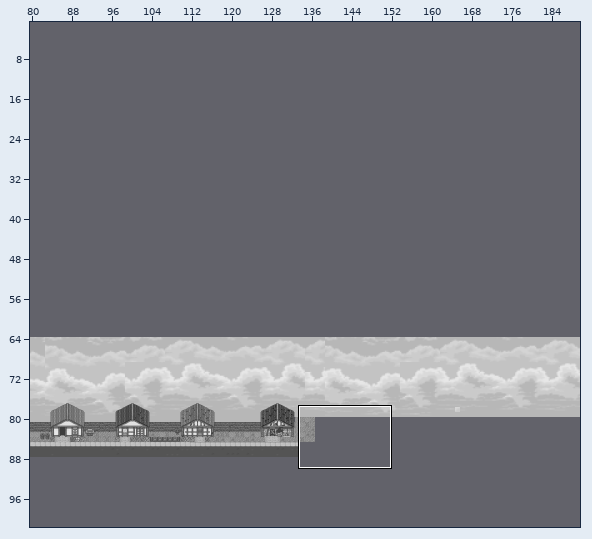
Tiled map, stored at src/assets/map/game_map.tmx. Above, an overview of the earlier version with the close-up marked.
Close-up. As it was:
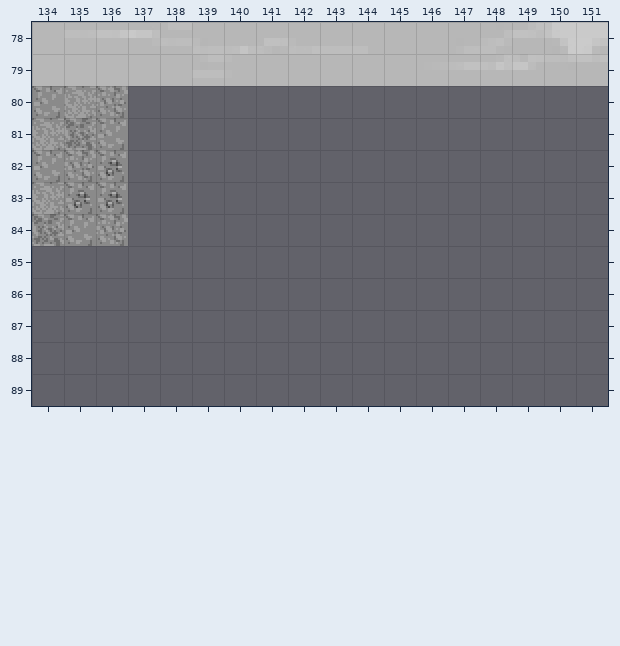
Cells are 16x16 px. Shown: x 134..151, y 78..89. The commit also changed other parts of the map, which this record leaves out.
After the commit:
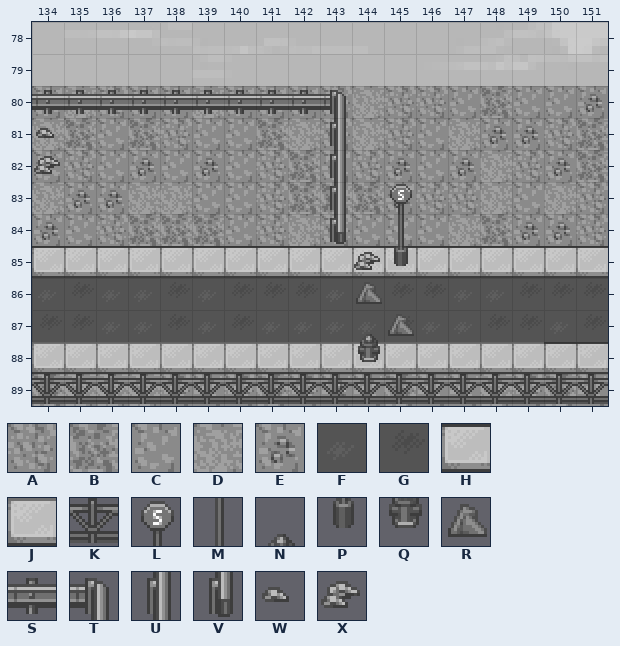
Key: from "buildings": A 19, B 20, C 21, D 22, E 23, F 31, G 39, H 40, J 42; from "road_items": K 6, L 17, M 20, N 22, P 36, Q 38, R 39, S 59, T 62, U 72, V 88, W 116, X 117.
_ is an empty cell.
The edit:
{"where": "layer \"street\""}
{"y":80,"x":137,"old":"_______________","new":"EEDECEADAACBCCE"}
{"y":81,"x":137,"old":"_______________","new":"BACCBDADACDEEAB"}
{"y":82,"x":136,"old":"E_______________","new":"CECECABCAECEDAEB"}
{"y":83,"x":137,"old":"_______________","new":"DDCCABBBEAADCDA"}
{"y":84,"x":134,"old":"B","new":"E"}
{"y":84,"x":137,"old":"_______________","new":"BBBCADACCCDBEEA"}
{"y":85,"x":134,"old":"__________________","new":"HHHHHHHHHHHHHHHHHH"}
{"y":86,"x":134,"old":"__________________","new":"FGFFGFGGGFFGGFFGGG"}
{"y":87,"x":134,"old":"__________________","new":"GGFFGFGFFFFGFFGGFG"}
{"y":88,"x":134,"old":"__________________","new":"JJJJJJJJJJJJJJJJHH"}
{"y":89,"x":134,"old":"__________________","new":"BDDDACABAECBCCDABC"}
{"where": "layer \"road_items\""}
{"y":80,"x":134,"old":"__________","new":"SSSSSSSSST"}
{"y":81,"x":134,"old":"_","new":"W"}
{"y":81,"x":143,"old":"_","new":"U"}
{"y":82,"x":134,"old":"_","new":"X"}
{"y":82,"x":143,"old":"_","new":"U"}
{"y":83,"x":143,"old":"_","new":"U"}
{"y":83,"x":145,"old":"_","new":"L"}
{"y":84,"x":143,"old":"_","new":"V"}
{"y":84,"x":145,"old":"_","new":"M"}
{"y":85,"x":144,"old":"__","new":"XP"}
{"y":86,"x":144,"old":"_","new":"R"}
{"y":87,"x":144,"old":"__","new":"NR"}
{"y":88,"x":144,"old":"_","new":"Q"}
{"y":89,"x":134,"old":"__________________","new":"KKKKKKKKKKKKKKKKKK"}
